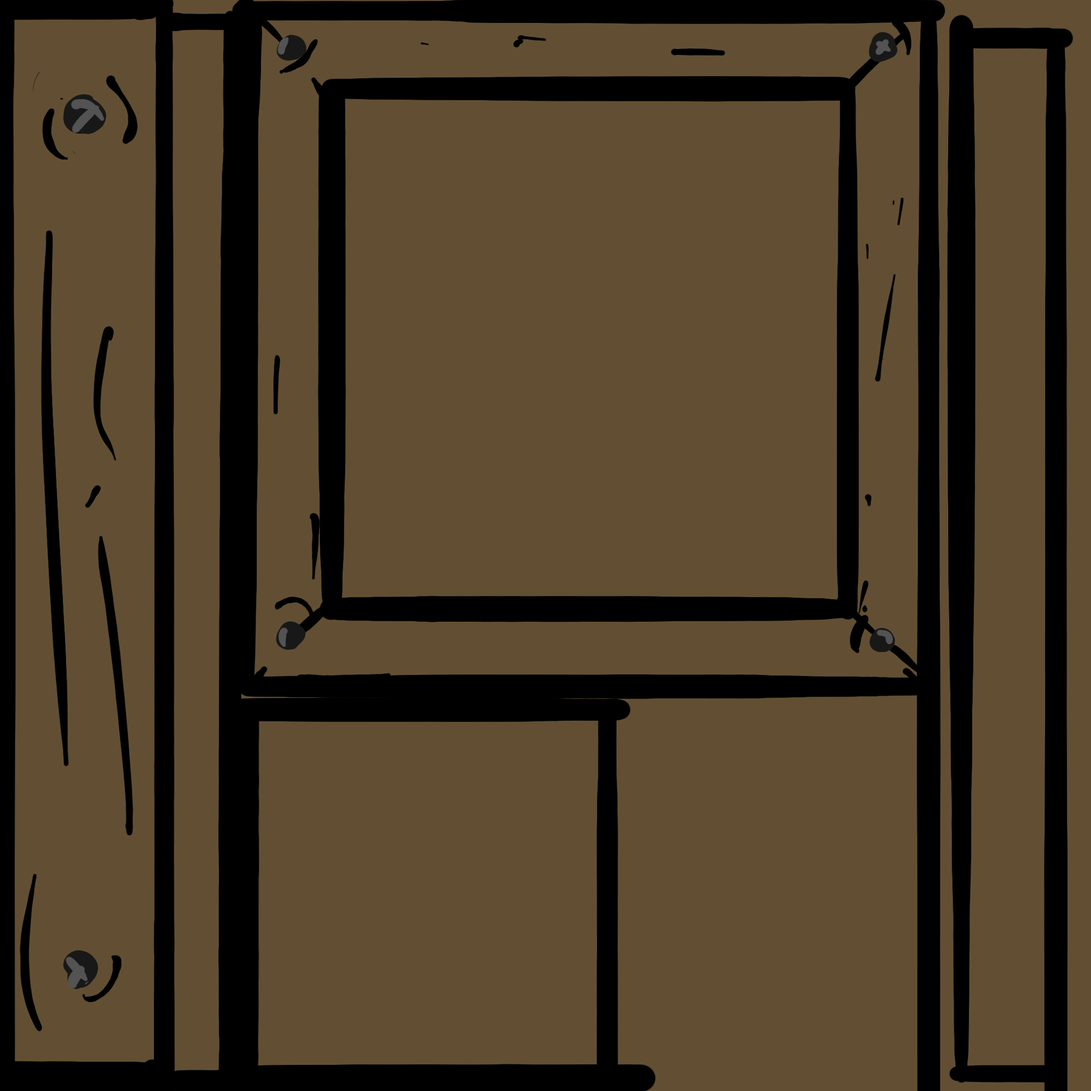
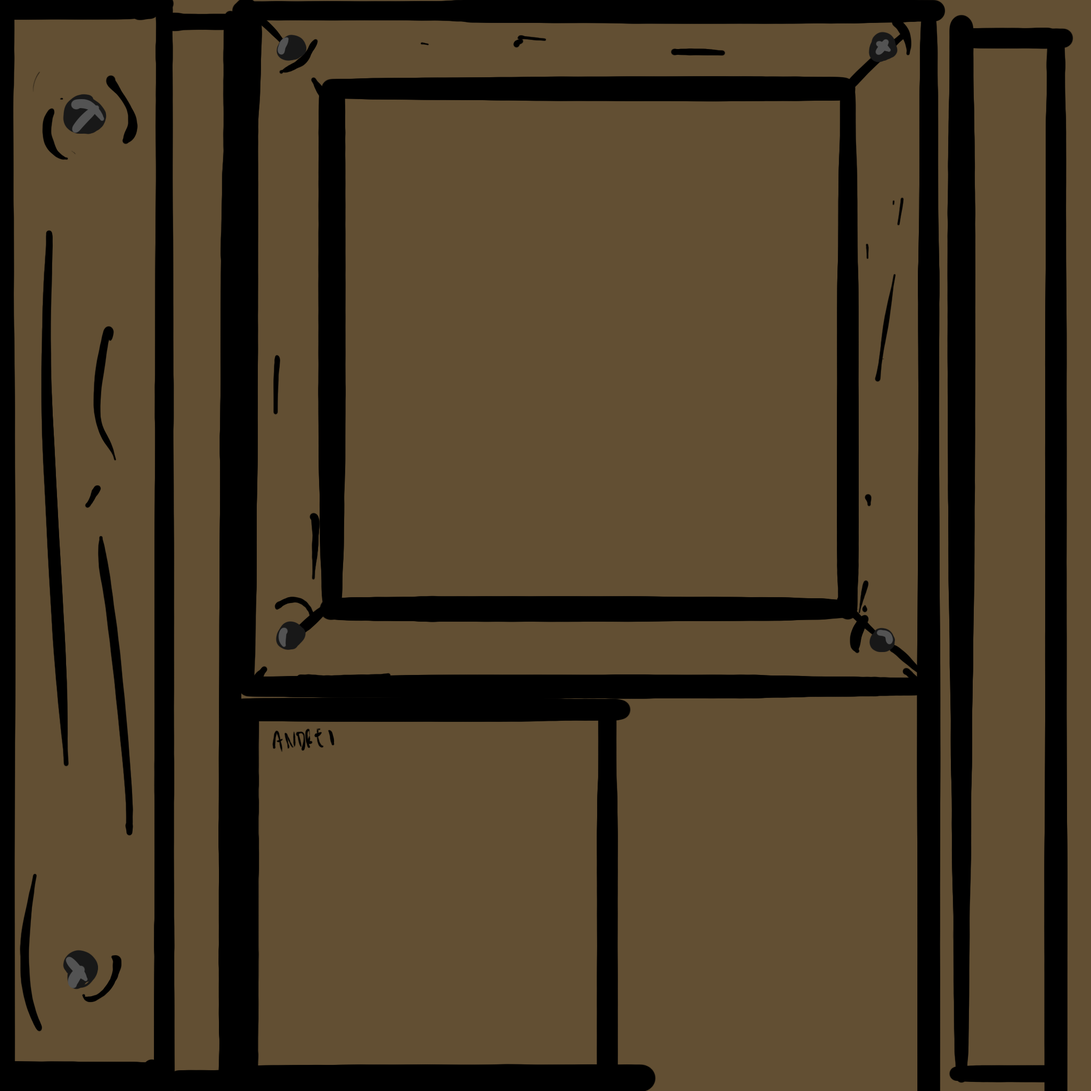
Layers edited between the first and the second 1091x1091 image:
added layer "Layer 6" above "Layer 5" over (x1=272, y1=728, x2=335, y2=753)
